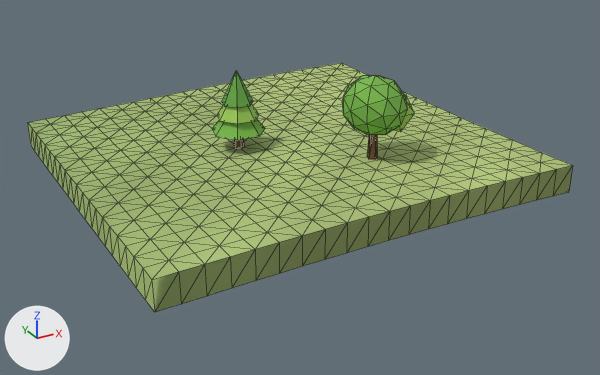
An edit to the glTF model client/public/models/chunks/-4_-1.glb, drawn before and after from the same camera.
Before and after are seen from a 50 mm lens placed at (-131.5, -37.0, 24.0), pointed at (-104.4, 12.2, -0.6). Lighting does not change. The marker at lower left points along +X, +Y and +Z. The first picture is the older version. Mesh edges are drawn as thin lines. Vertices at exactly the same position are counted once.

In view in the first picture: 'scenery', 'terrain'.
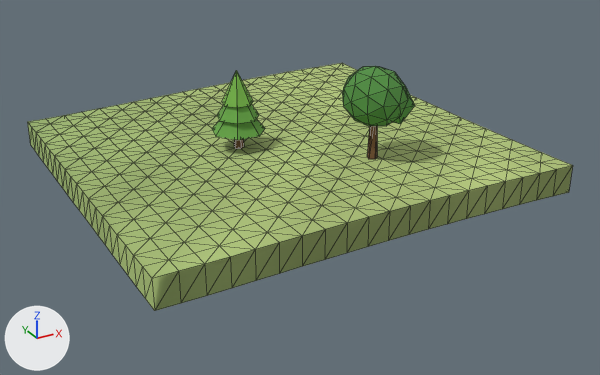
Patch to the scene script:
```diff
--- a/client/public/models/chunks/-4_-1.glb.py
+++ b/client/public/models/chunks/-4_-1.glb.py
@@ me_scenery @@
 # used by ob_scenery; location = (0.0, 0.0, 0.0)
 # before: 0 (-108.0, 14.78, 5.33), 2 (-107.79, 14.93, 5.33), 4 (-107.87, 15.18, 5.33), 6 (-108.13, 15.18, 5.33), 8 (-108.21, 14.93, 5.33)
 # before: 10 (-108.0, 15.0, 5.33)
 # before: 39 (-101.0, 7.78, 5.59), 41 (-100.79, 7.93, 5.59), 43 (-100.87, 8.18, 5.59), 45 (-101.13, 8.18, 5.59), 47 (-101.21, 7.93, 5.59)
 # before: 49 (-101.0, 8.0, 5.59)
-me_scenery.from_pydata(...)  # 105 vertices, 182 faces; spans x -109.96..-98.54, y 5.63..17.0, z 2.27..8.48
+me_scenery.from_pydata(...)  # 105 vertices, 182 faces; spans x -109.96..-98.54, y 5.63..17.0, z 2.27..9.11
+# me_scenery part 1: the loose piece of 42 vertices spanning x -103.12..-98.88, y 5.63..10.37, z 4.28..8.48 is moved by (0.0, 0.0, 0.64)
+# me_scenery part 2: the loose piece of 12 vertices spanning x -101.06..-98.54, y 6.07..8.93, z 4.61..7.25 is moved by (0.0, 0.0, 0.56)
+# me_scenery part 3
+for i in [0, 2, 4, 6, 8, 10]: me_scenery.vertices[i].co += Vector((0.0, 0.0, 0.55))
+# me_scenery part 4
+for i in [39, 41, 43, 45, 47, 49]: me_scenery.vertices[i].co += Vector((0.0, 0.0, 0.51))
+# me_scenery part 5: 142 faces centred in x -109.17..-98.63, y 5.8..16.09, z 3.57..8.24 are repainted in the vertex colours; the middle colour goes from green #79b74d to green #529043
 me_scenery.materials.append(mat_opaque_matte_vertex_colors)
```

Changed parts and their boxes [x1, y1, x2, y2] in the pictures (600 x 375 px; the box of a moved part takes in the faces that stretch with it):
'scenery', reshaped, recoloured: before [212, 70, 415, 159]; after [212, 66, 415, 159]
part 1 of me_scenery, moved or reshaped: before [342, 75, 407, 135]; after [342, 66, 408, 126]
part 2 of me_scenery, moved or reshaped: before [394, 96, 415, 132]; after [393, 88, 415, 124]
part 3 of me_scenery, moved or reshaped (mostly hidden): [234, 139, 244, 149] in both
part 4 of me_scenery, moved or reshaped: before [367, 135, 377, 159]; after [367, 126, 377, 159]
part 5 of me_scenery, recoloured: [212, 71, 412, 140] in both
